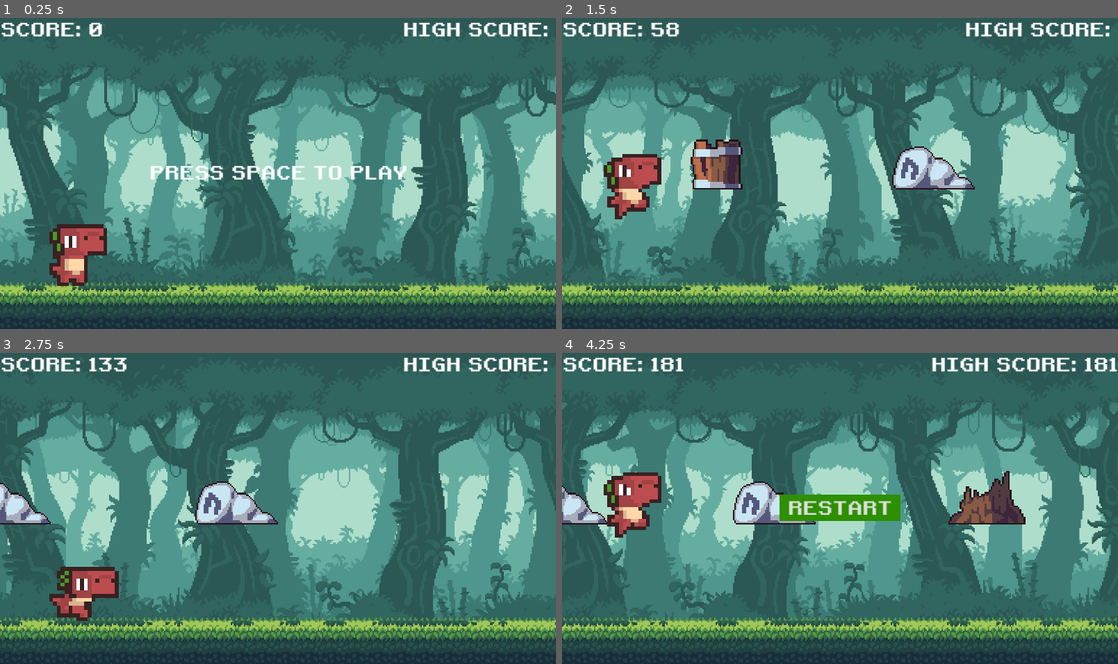
Above: before the commit, frames 1-4 (two rows, left to right).
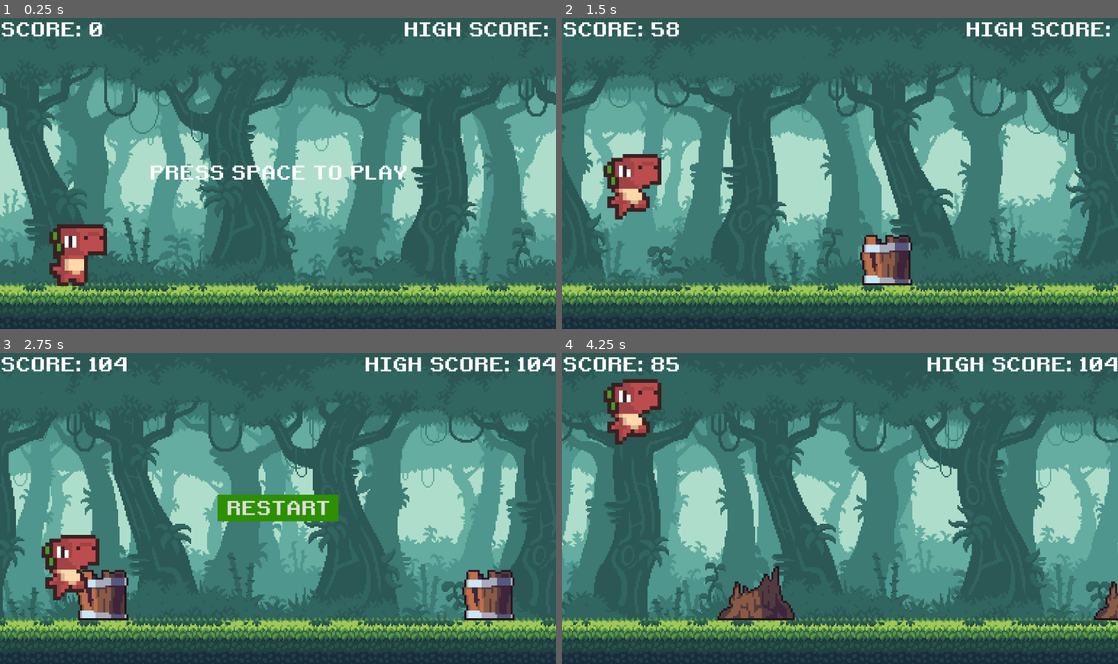
Above: after the commit, the same moments.

Repository: docler/Makina
Game: Godot game, scene res://scenes/main.tscn
Two runs of this game, one before a commit and one after it. Both use one fixed random seed, a clock stepped at 60 frames per second and the inputs below.
Inputs (mouse positions are in pixels of both pictures, inside the frame that each line leads up to):
- Up to frame 1 (0.25 s): no input
- Up to frame 2 (1.5 s): tap Space at 0.5 s; move the mouse to (962, 157) at 0.52 s; click (962, 157) at 0.67 s; tap Enter (ui_accept) at 0.77 s; move the mouse to (728, 189) at 1.27 s
- Up to frame 3 (2.75 s): tap Enter (ui_accept) at 1.52 s; move the mouse to (333, 440) at 2.02 s; hold Down (ui_down) from 2.03 s (still down)
- Up to frame 4 (4.25 s): release Down (ui_down) at 2.75 s; click (840, 508) at 2.75 s, where only the run after the commit has a clickable "RESTART"; move the mouse to (812, 570) at 3.52 s; click (812, 570) at 3.67 s; tap Enter (ui_accept) at 3.77 s

The runs differ from the first frame. In frame 1, 1.0% of the frame differs, in the area x 0-99%, y 1-87%; in frame 2, 4.8%; in frame 3, 50%; in frame 4, 52%, in the area x 0-100%, y 1-93%.

Commit message:
Mobile fixes

Diff:
--- a/project/project.godot
+++ b/project/project.godot
@@ -17,7 +17,8 @@
 
 [display]
 
-window/stretch/mode="canvas_items"
+window/size/mode=3
+window/stretch/mode="viewport"
 
 [input_devices]
 
--- a/project/scenes/dino.gd
+++ b/project/scenes/dino.gd
@@ -8,6 +8,7 @@
 	if event is InputEventScreenTouch:
 		if event.is_pressed():
 			jump_pressed = true
+			event.position
 
 # Called every frame. 'delta' is the elapsed time since the previous frame.
 func _physics_process(delta):
--- a/project/scenes/main.gd
+++ b/project/scenes/main.gd
@@ -7,20 +7,20 @@
 var bird_scene = preload("res://scenes/bird.tscn")
 var obstacle_types := [stump_scene, rock_scene, barrel_scene]
 var obstacles : Array
-var bird_heights := [200, 390]
+var bird_heights := [250, 300, 350, 390]
 
 #game variables
 const DINO_START_POS := Vector2i(150, 485)
 const CAM_START_POS := Vector2i(576, 324)
 var difficulty
-const MAX_DIFFICULTY : int = 2
+const MAX_DIFFICULTY : int = 5
 var score : int
 const SCORE_MODIFIER : int = 10
 var high_score : int
 var speed : float
 const START_SPEED : float = 10.0
 const MAX_SPEED : int = 25
-const SPEED_MODIFIER : int = 5000
+const SPEED_MODIFIER : int = 2500
 var screen_size : Vector2i
 var ground_height : int
 var game_running : bool
@@ -32,11 +32,9 @@
 		if event.is_pressed():
 			jump_pressed = true
 
-
-
 # Called when the node enters the scene tree for the first time.
 func _ready():
-	screen_size = get_window().size
+	screen_size = get_viewport().get_visible_rect().size
 	ground_height = $Ground.get_node("Sprite2D").texture.get_height()
 	$GameOver.get_node("Button").pressed.connect(new_game)
 	new_game()
@@ -85,6 +83,8 @@
 		show_score()
 
 		#update ground position
+		print("Ground position: ", $Ground.position.x)
+		print("Camera position: ", $Camera2D.position.x)
 		if $Camera2D.position.x - $Ground.position.x > screen_size.x * 1.5:
 			$Ground.position.x += screen_size.x
 
Not shown, changed: project/export_presets.cfg
Not shown: 2 places in project/scenes/game_over.tscn that only renumber resources
Not shown, added: build/web/index.apple-touch-icon.png
Not shown, added: build/web/index.audio.worklet.js
Not shown, changed: build/web/index.html
Not shown, added: build/web/index.icon.png
Not shown, added: build/web/index.js
Not shown, added: build/web/index.pck
Not shown, added: build/web/index.png
Not shown, added: build/web/index.wasm
